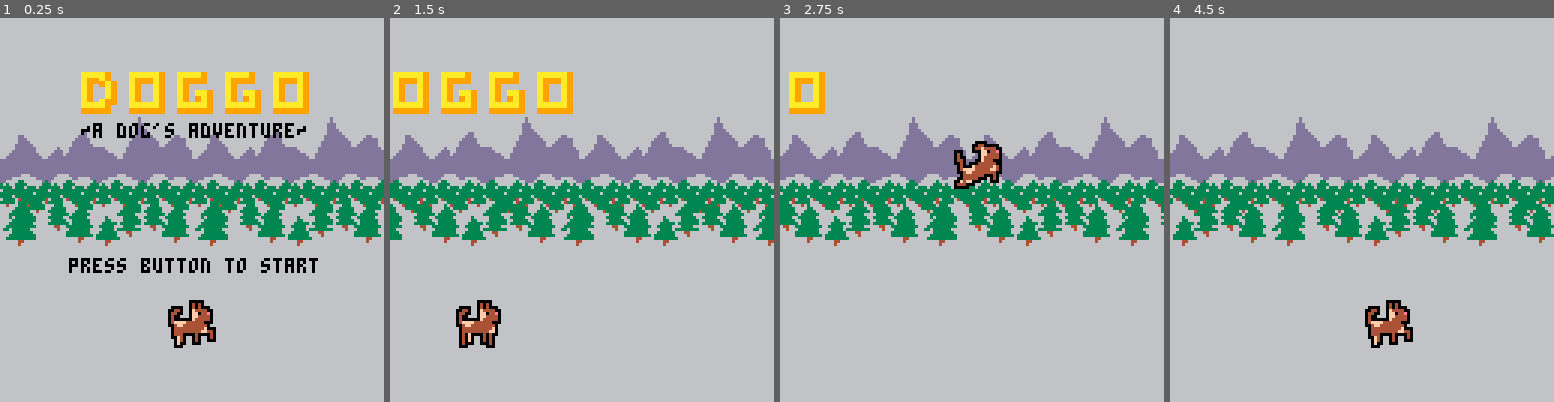
Above: before the commit, frames 1-4 (left to right).
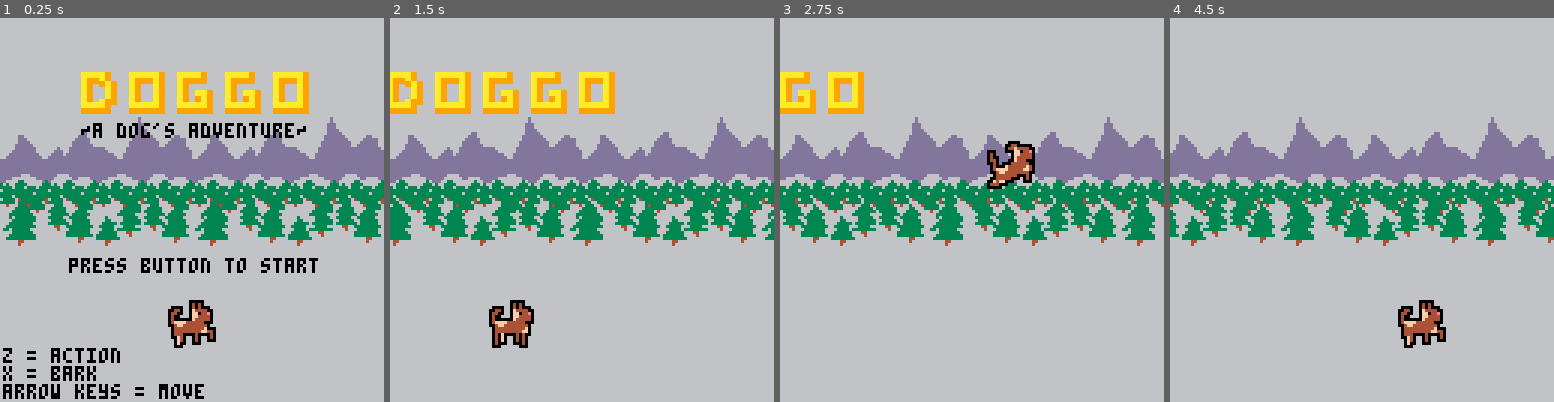
Above: after the commit, the same moments.

Repository: SamEhret/dog-venture
Game: PICO-8 cartridge dog.p8
Same seed, same stepped clock (60 frames per second), same inputs: the game is played once before the commit and once after it.
Inputs:
- Up to frame 1 (0.25 s): no input
- Up to frame 2 (1.5 s): tap X (X key) at 0.33, 1.07 s; tap O (Z key) at 0.7 s
- Up to frame 3 (2.75 s): hold Right 1.6-2.1 s; tap O (Z key) at 1.7, 2.1, 2.5 s; tap X (X key) at 1.85 s; hold Up 2.15-2.42 s; hold Right from 2.47 s (still down)
- Up to frame 4 (4.5 s): tap O (Z key) every 0.4 s from 2.9 to 4.1 s; tap X (X key) at 2.97, 4.08 s; release Right at 3.03 s; hold Left 3.08-3.58 s; hold Down 3.63-3.97 s; hold Right from 4.02 s (still down)

The runs differ from the first frame. In frame 1, 1.7% of the frame differs, in the area x 0-54%, y 85-100%; in frame 2, 13%, in the area x 0-100%, y 14-86%; in frame 3, 9.7%; in frame 4, 8.5%.

Commit message:
added music and bark

Diff:
--- a/dog.p8
+++ b/dog.p8
@@ -104,6 +104,8 @@
   player.dead = false
 end
 
+music(0)
+
 function move()
   player.moving = true
   player.stopped = false
@@ -118,11 +120,11 @@
 function _update()
   if not game_running then
     title_tick += 1
-    if btnp(4) or btnp(5) then
+    if btnp(4) then
       game_running = true
     end
   elseif player.dead then
-    if btnp(4) or btnp(5) then
+    if btnp(4) then
       _init()
     end
   else
@@ -165,6 +167,15 @@
         player.step = 0
         player.sprite = 8
         player.stopped = false
+      end
+
+      if btnp(5) then
+        player.stopped = false
+        sfx(0)
+      end
+
+      if btn(5) then
+        player.sprite = 12
       end
 
       if player.stopped then
@@ -257,9 +268,12 @@
     end
     print("press button to start", 23, 80, title_action_color)
 
+    print("z = action \nx = bark \narrow keys = move", 1, 110, 0)
+
     draw_map(doggo_title, doggo_title.x, doggo_title.y)
 
     print("~a dog's adventure~", 27, 35, 0)
+
   elseif player.dead then
     cls()
     print("game over", 46, 64, 7)
@@ -293,22 +307,22 @@
   end
 end
 __gfx__
-aaaaaaa00000aaaaaaaaaaa00000aaaaaaaaaaa00000aaaaaaaaaaa0000aaaaaaaaaaaaaaaaaaaaa000000000000000000000000000000000000000000000000
-aaaaaaa04040aaaaaaaaaaa04040aaaaaaaaaaa04040aaaaaaaaaa004400000aaaaaaaa00000aaaa000f00004000000000000000000000000000000000000000
-a0000aa0404000aaaaaaaaa0404000aaa0000aa0404000aaaaaaaa044f444400aaaaaaa04040aaaa040f40000400000000000000000000000000000000000000
-00440aa0f444400aa0000aa0f444400a00440aa0f444400a000aaa000ff044e0aaaaaaa0404000aa040f40440400000000000000000000000000000000000000
-04400aa0ff044e0a00440aa0ff044e0a04400aa0ff044e0a040aaaaa0ff4444000000aa0f444400a4044400404044e0000000000000000000000000000000000
-0400aaa0ff44440a04400aa0ff44440a0400aaa0ff44440a0400aaaa0f44444004440aa0ff044e0a40444444ff04444000000000000000000000000000000000
-04000000f444440a04000000f444440a04000000f444440a0440aaa00f44400004040000ff44440a404444444f44444000000000000000000000000000000000
-04ffff444444000a04ffff444444000a04ffff444444000a0040a0004444440004ffff00f444440a404ff4444444ff4000000000000000000000000000000000
-004ff444444440aa004ff444444440aa004ff444444440aaa04000f444444f40004ff444f444000a44ffff4444fffff400000000000000000000000000000000
-a04444444444f000a04444444444f0aaa04444444444f0aaa04ffff44444ff40a0444444444400aa088888000088888000000000000000000000000000000000
-a0444444444ff440a0444444444ff0aaa0444444444ff0aaa004ff4444444400a0444444444440aa008800000008800000000000000000000000000000000000
-a044400004000040a0400ff0044400aaa040f000040400aaaa0444444400040aa040f4444444f000000000000080000000000000000000000000000000000000
-a00f40aa040aa040a04000f000440aaaa040f0aa04040aaaa0044444000a040aa040f004444ff440088000000000080000000000000000000000000000000000
-aa0f40aa040aa000a040a000a0040aaaa040f0aa04040aaa00f4ff000aaa000aa040f00000440000800000800000800000000000000000000000000000000000
-aa0f00aa000aaaaaa040aaaaaa040aaaa04000aa00040aaa0444000aaaaaaaaaa04000aaa004440a000000080000000000000000000000000000000000000000
-aa000aaaaaaaaaaaa000aaaaaa000aaaa000aaaaaa000aaa00000aaaaaaaaaaaa000aaaaaa00000a000000000000000000000000000000000000000000000000
+aaaaaaa00000aaaaaaaaaaa00000aaaaaaaaaaa00000aaaaaaaaaaa0000aaaaaaaaaaaaaaaaaaaaa0000000000000000aaaaaa00000aaaaa0000000000000000
+aaaaaaa04040aaaaaaaaaaa04040aaaaaaaaaaa04040aaaaaaaaaa004400000aaaaaaaa00000aaaa000f000040000000aaaaa004440000aa0000000000000000
+a0000aa0404000aaaaaaaaa0404000aaa0000aa0404000aaaaaaaa044f444400aaaaaaa04040aaaa040f400004000000aaaaa044f444400a0000000000000000
+00440aa0f444400aa0000aa0f444400a00440aa0f444400a000aaa000ff044e0aaaaaaa0404000aa040f404404000000aaaaa000ff044e0a0000000000000000
+04400aa0ff044e0a00440aa0ff044e0a04400aa0ff044e0a040aaaaa0ff4444000000aa0f444400a4044400404044e0000000aa0ff44000a0000000000000000
+0400aaa0ff44440a04400aa0ff44440a0400aaa0ff44440a0400aaaa0f44444004440aa0ff044e0a40444444ff04444004440aa0f444000a0000000000000000
+04000000f444440a04000000f444440a04000000f444440a0440aaa00f44400004040000ff44440a404444444f44444004040000f444440a0000000000000000
+04ffff444444000a04ffff444444000a04ffff444444000a0040a0004444440004ffff00f444440a404ff4444444ff4004ffff004444000a0000000000000000
+004ff444444440aa004ff444444440aa004ff444444440aaa04000f444444f40004ff444f444000a44ffff4444fffff4004ff444444440aa0000000000000000
+a04444444444f000a04444444444f0aaa04444444444f0aaa04ffff44444ff40a0444444444400aa0888880000888880a04444444444f0aa0000000000000000
+a0444444444ff440a0444444444ff0aaa0444444444ff0aaa004ff4444444400a0444444444440aa0088000000088000a0444444444ff0aa0000000000000000
+a044400004000040a0400ff0044400aaa040f000040400aaaa0444444400040aa040f4444444f0000000000000800000a040f000040400aa0000000000000000
+a00f40aa040aa040a04000f000440aaaa040f0aa04040aaaa0044444000a040aa040f004444ff4400880000000000800a040f0aa04040aaa0000000000000000
+aa0f40aa040aa000a040a000a0040aaaa040f0aa04040aaa00f4ff000aaa000aa040f000004400008000008000008000a040f0aa04040aaa0000000000000000
+aa0f00aa000aaaaaa040aaaaaa040aaaa04000aa00040aaa0444000aaaaaaaaaa04000aaa004440a0000000800000000a04000aa00040aaa0000000000000000
+aa000aaaaaaaaaaaa000aaaaaa000aaaa000aaaaaa000aaa00000aaaaaaaaaaaa000aaaaaa00000a0000000000000000a000aaaaaa000aaa0000000000000000
 00000000000000000000000000000000000000000003000000000000000000000000000000000000000000000000000000000000000000000000000000000000
 00000033000000000003000000000000000000000003300007888000007000000008800000005880000000000000000000000000000000000000000000000000
 00000033300000000033300000300000000000000033300007878800077000000088880000008780000000000000000000000000000000000000000000000000
Not shown, changed: the music (__music__) section of dog.p8
Not shown, changed: the sound effects (__sfx__) section of dog.p8
